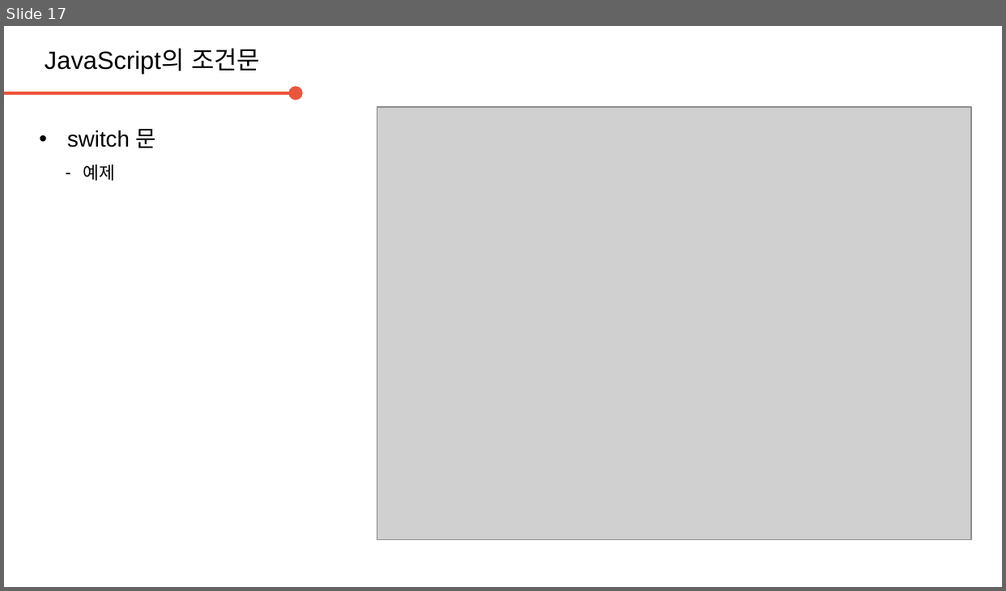
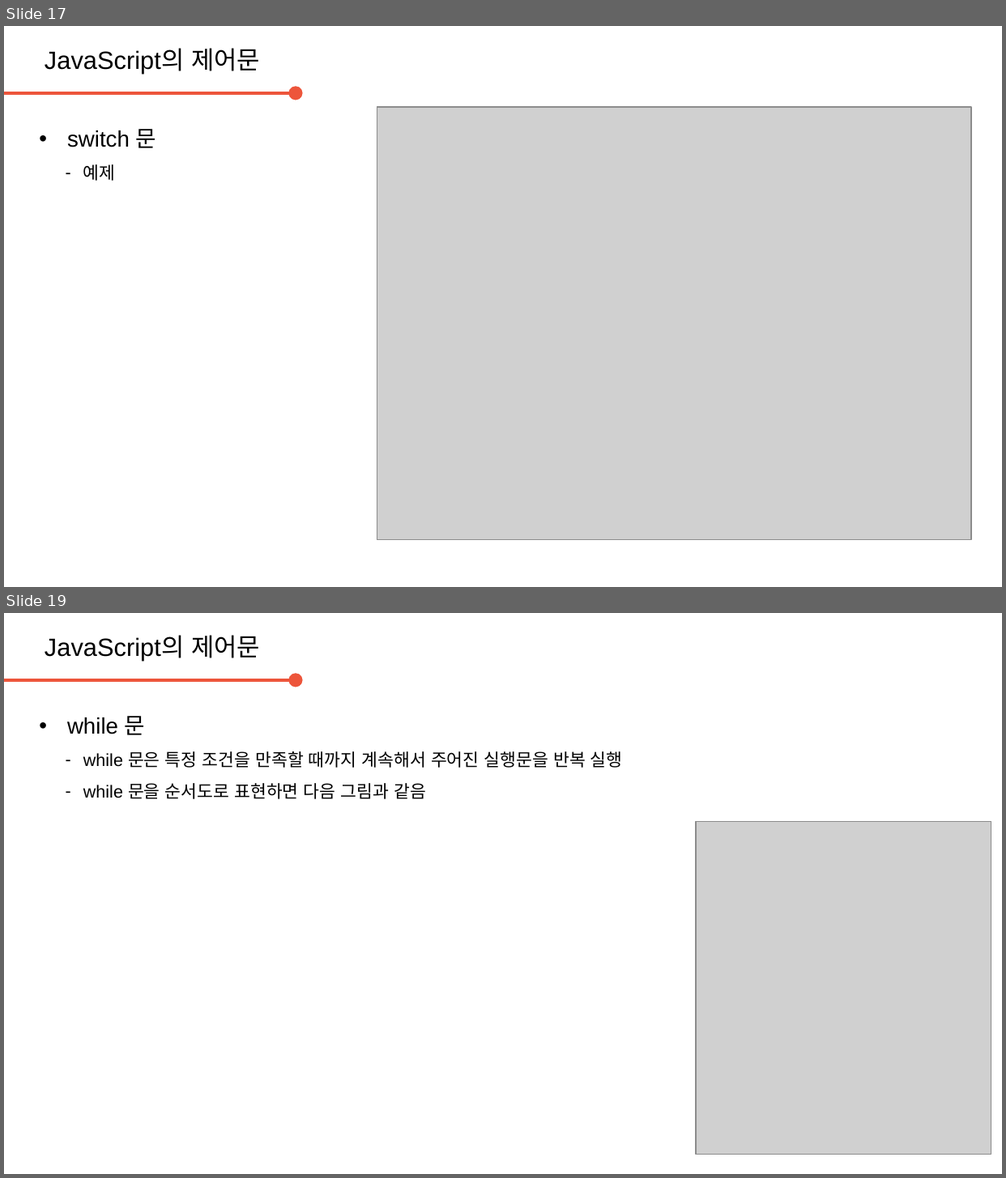
Before and after one commit to daegukdo/GCWM, a slide deck: 33/200820_JavaScript_control_flow.pptx. Shown one above the other, each under a label of ours: slide 17 before the commit, slides 17 and 19 after it; the slides between them are not shown. The pictures are 1006x591 and 1006x1178 pixels, drawn with LibreOffice and Linux fonts; fonts in the diff are those of the drawing; grey boxes stand for pictures; background and template pictures are left out. Boxes give left, top, right and bottom in pixels: in the first picture for what was removed or moved away, otherwise in the second. Text is boxed around its words. In the diff, an @@ line names an element or a change of style, - is before the commit and + after.

Commit message:
get coding with me  - edit JavaScript resource (control flow)

```diff
--- a/33/200820_JavaScript_control_flow.pptx
+++ b/33/200820_JavaScript_control_flow.pptx
@@ slide 19 added at bbox=[4, 613, 1002, 1174], background #FFFFFF @@
@@ text added at bbox=[44, 635, 260, 660], 20 pt, text #000000 @@
+JavaScript의 제어문
@@ arrow added from (4, 680) to (296, 680), #ED553B 2.25 pt @@
@@ text added at bbox=[67, 716, 623, 799], 14 pt, text #000000 @@
+• while 문
+  – while 문은 특정 조건을 만족할 때까지 계속해서 주어진 실행문을 반복 실행
+  – while 문을 순서도로 표현하면 다음 그림과 같음
@@ picture added at bbox=[696, 821, 991, 1155] @@
@@ slide 17 changed as well @@
@@ text at bbox=[44, 48, 260, 73]: text changed @@
-JavaScript의 조건문
+JavaScript의 제어문
```
Also in this commit, not shown: 16 other slides changed, 15 other slides added, 1 other file.
